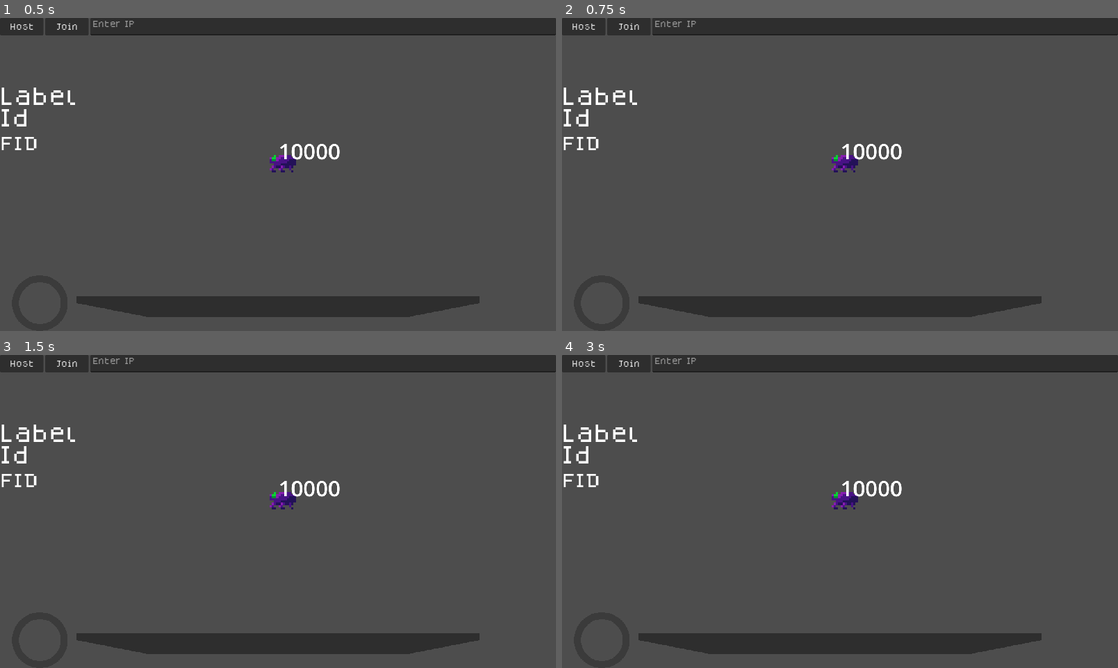
Above: before the commit, frames 1-4 (two rows, left to right).
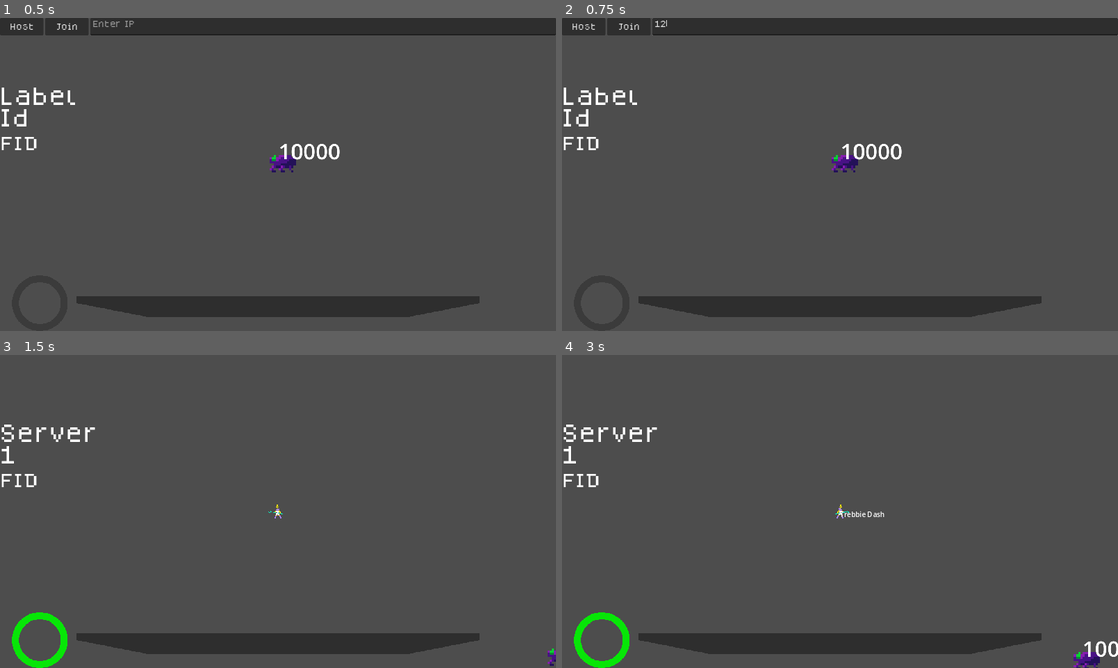
Above: after the commit, the same moments.

Repository: lokasc/rsPrototype
Game: Godot game, scene res://ver_1/game/main/game_manager.tscn
Same seed, same stepped clock (60 frames per second), same inputs: the game is played once before the commit and once after it.
Inputs (mouse positions are in pixels of both pictures, inside the frame that each line leads up to):
- Up to frame 1 (0.5 s): no input
- Up to frame 2 (0.75 s): click (884, 27) at 0.52 s; type "12" at 0.6 s
- Up to frame 3 (1.5 s): click "Host" at 1.25 s
- Up to frame 4 (3 s): click (628, 364) at 2 s, where only the run before the commit has a clickable "Join"; tap Enter at 2.75 s; move the mouse to (962, 495) at 2.77 s; hold D (right) from 2.78 s (still down); tap E (ability_1) at 2.85 s

Frame 1 is identical in both runs. In frame 2, less than 0.1% of the frame differs, in the area x 16-100%, y 0-6%; in frame 3, 7.0%; in frame 4, 7.4%, in the area x 0-100%, y 0-100%.

Commit message:
Reordered Nodes in Game manager
Reordered so that the net manager is above the player UI

Diff:
--- a/ver_1/game/main/game_manager.tscn
+++ b/ver_1/game/main/game_manager.tscn
@@ -12,16 +12,16 @@
 wait_for_player = true
 dont_spawn_enemies = true
 
-[node name="NetManager" parent="." instance=ExtResource("2_188hs")]
-
 [node name="EnemySpawner" parent="." instance=ExtResource("3_l8iil")]
 
 [node name="Loot" type="Node2D" parent="." groups=["loot"]]
-
-[node name="Ui" parent="." instance=ExtResource("4_u70ly")]
 
 [node name="Map" parent="." instance=ExtResource("5_68xy0")]
 visible = false
 z_index = -5
 
 [node name="DummyLevel" parent="." instance=ExtResource("6_cbvl2")]
+
+[node name="Ui" parent="." instance=ExtResource("4_u70ly")]
+
+[node name="NetManager" parent="." instance=ExtResource("2_188hs")]
